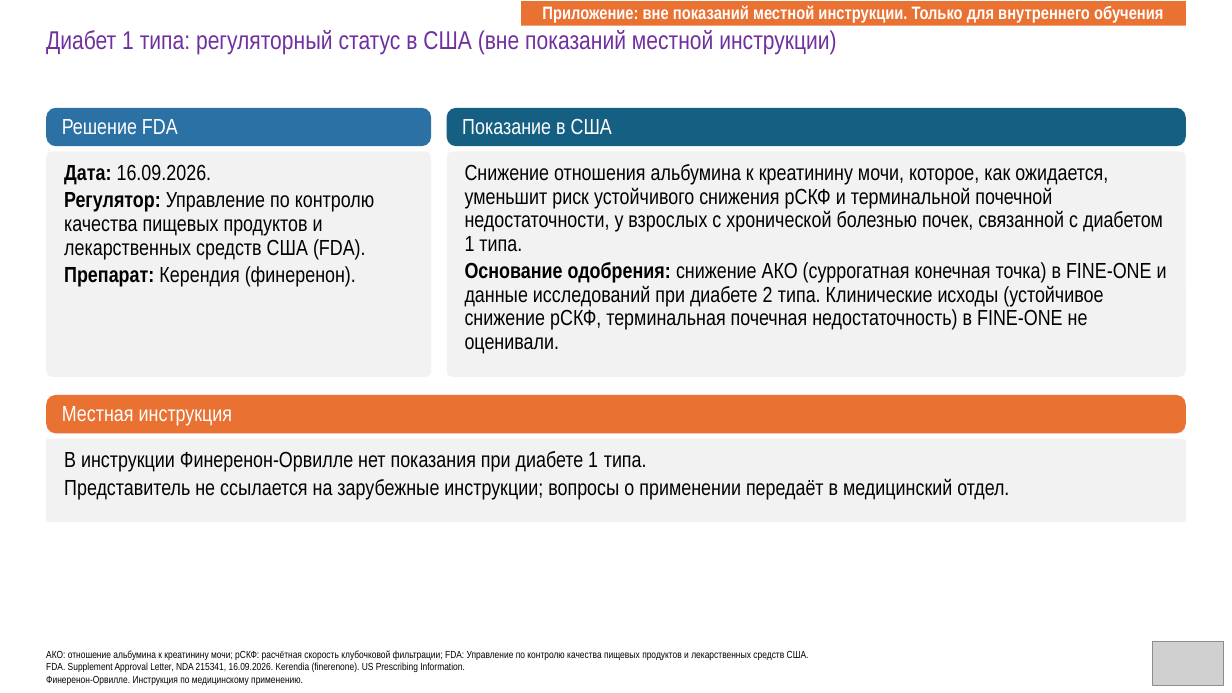
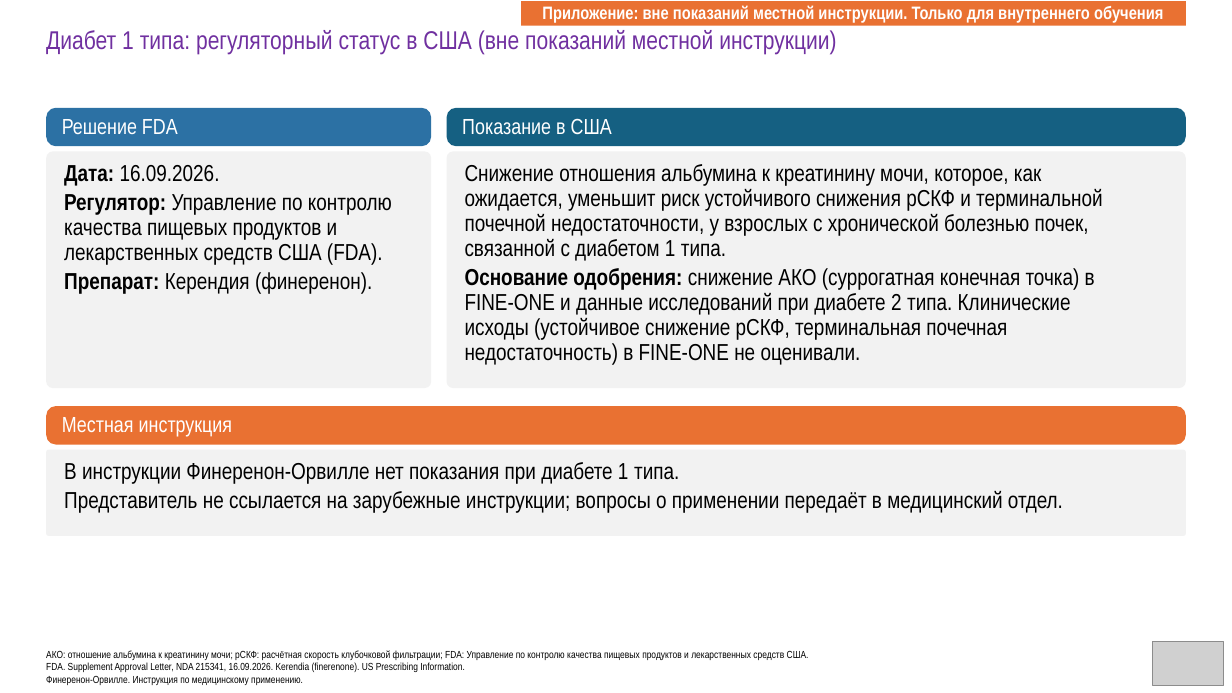
Before and after one commit to drabdulbosit1-eng/my-test-cloud, a slide deck: slide 47 of finerenone/Finerenone_Levin_reviewed.pptx. Drawn at 1232x693 pixels with LibreOffice and Linux fonts; fonts in the diff are those of the drawing; grey boxes stand for pictures. Boxes give left, top, right and bottom in pixels: in the first picture for what was removed or moved away, otherwise in the second. Text is boxed around its words. In the diff, an @@ line names an element or a change of style, - is before the commit and + after.

```diff
--- a/finerenone/Finerenone_Levin_reviewed.pptx
+++ b/finerenone/Finerenone_Levin_reviewed.pptx
@@ rounded rectangle: place and size @@
-rounded rectangle at (46,152,432,377)
+rounded rectangle at (46,152,432,388)
@@ rounded rectangle: place and size @@
-rounded rectangle at (446,152,1186,377)
+rounded rectangle at (446,152,1186,388)
@@ size 17 to 18 pt in 3 elements at (64,165,392,294), (64,462,1063,513), (465,164,1102,365) @@
@@ 2 rounded rectangles, 1 text: place and size @@
-2 rounded rectangles, 1 text at (46,395,1186,522)
+2 rounded rectangles, 1 text at (46,406,1186,536)
```
Also in this commit, not shown: 2 other slides changed, 1 other file.
